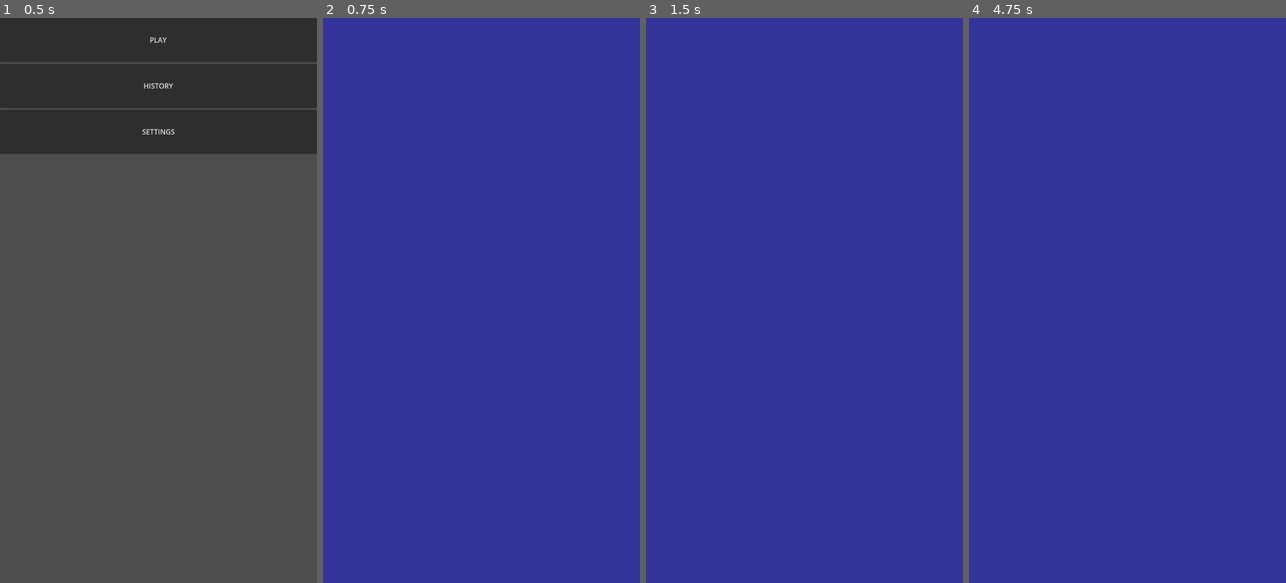
Above: before the commit, frames 1-4 (left to right).
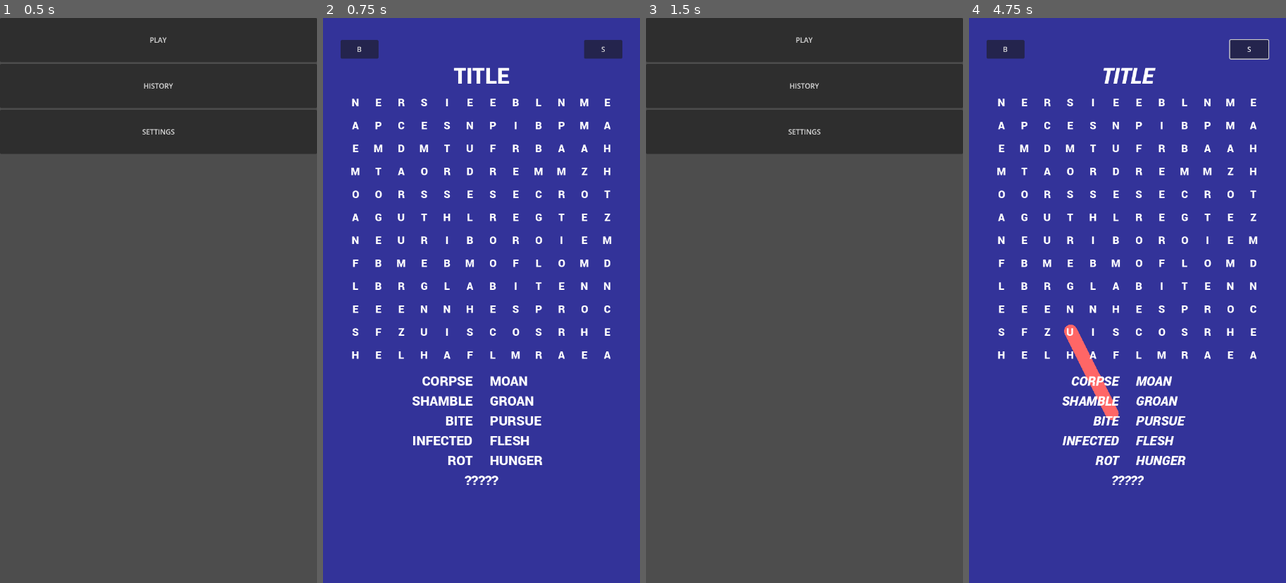
Above: after the commit, the same moments.

Repository: BreadCrowns/dailyWordSearchGodot
Game: Godot game, scene res://scenes/MainMenu.tscn
Same seed, same stepped clock (60 frames per second), same inputs: the game is played once before the commit and once after it.
Inputs (mouse positions are in pixels of both pictures, inside the frame that each line leads up to):
- Up to frame 1 (0.5 s): no input
- Up to frame 2 (0.75 s): click "PLAY" at 0.5 s
- Up to frame 3 (1.5 s): click "B" at 1.25 s
- Up to frame 4 (4.75 s): click (1127, 40) at 2 s, where only the run after the commit has a clickable "PLAY"; click "S" at 2.75 s; tap Enter at 3.5 s; move the mouse to (1197, 272) at 3.52 s; hold W 3.53-4.25 s; tap T at 3.6 s; click (1197, 272) at 3.67 s; tap Space at 4.25 s; drag from (1064, 328) to (1111, 413) at 4.27 s

Frame 1 is identical in both runs. In frame 2, 5.7% of the frame differs, in the area x 5-95%, y 3-83%; in frame 3, 100%, in the area x 0-100%, y 0-100%; in frame 4, 6.3%.
Error before the commit: Invalid call. Nonexistent function 'lower' in base 'ColorRect'. (res://scripts/PuzzleScreen.gd:58)

Commit message:
Fix background initialization

Diff:
--- a/dailywordsearch/scripts/PuzzleScreen.gd
+++ b/dailywordsearch/scripts/PuzzleScreen.gd
@@ -55,7 +55,7 @@
         bg_rect.anchor_bottom = 1
         bg_rect.color = Color.BLACK
         add_child(bg_rect)
-        bg_rect.lower()
+        move_child(bg_rect, 0)
 
 func _init_fonts():
         var dir = DirAccess.open("res://fonts")
